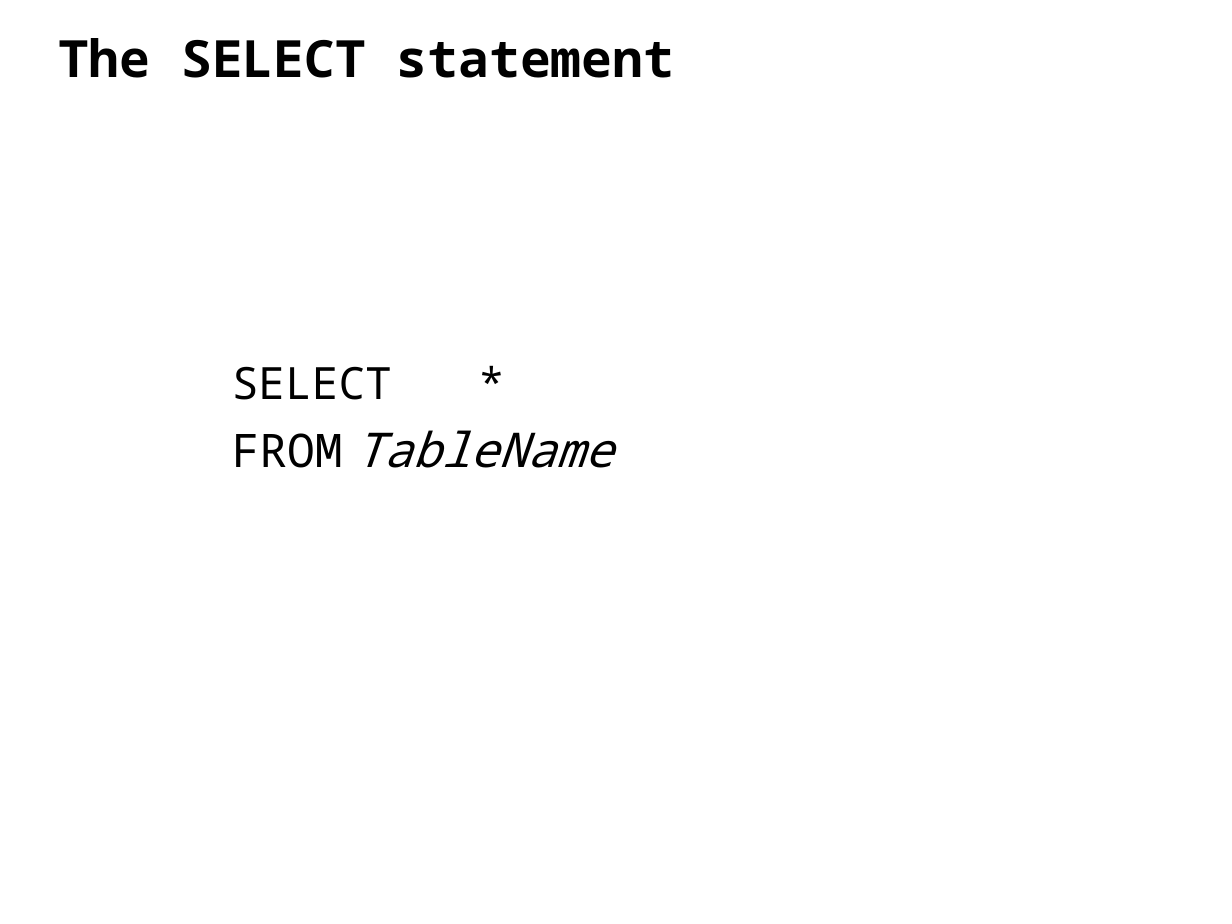
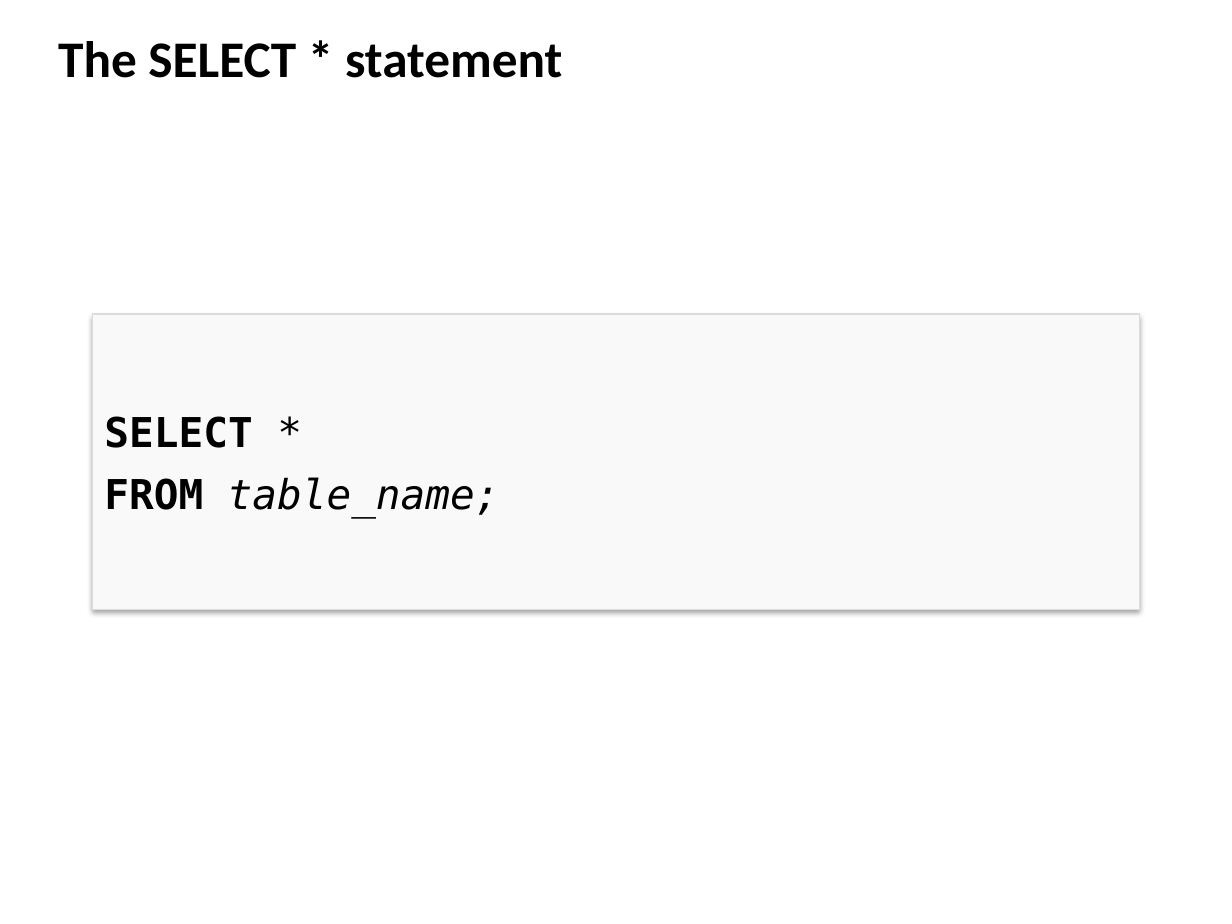
Before and after one commit to ipeirotis/introduction-to-databases, a slide deck: slide 5 of session2/B-SQL_Selection_Queries.pptx (slide 2 before the commit). Drawn at 1232x924 pixels with LibreOffice and Linux fonts; fonts in the diff are those of the drawing. Boxes give left, top, right and bottom in pixels: in the first picture for what was removed or moved away, otherwise in the second. Text is boxed around its words. In the diff, an @@ line names an element or a change of style, - is before the commit and + after.

```diff
--- a/session2/B-SQL_Selection_Queries.pptx
+++ b/session2/B-SQL_Selection_Queries.pptx
@@ text at <box>58,41,562,78</box>: text changed; font Noto Sans Mono to Calibri @@
-The SELECT statement
+The SELECT * statement
@@ rectangle added at <box>92,314,1140,610</box>, fill #F9F9F9, outline #DCDCDC 0.75 pt, 24 pt, text #000000 @@
+SELECT *
+FROM table_name;
@@ text removed at <box>232,366,613,468</box> @@
-SELECT *
-FROM TableName
```
Also in this commit, not shown: 9 other slides changed, 7 slides added, 2 slides removed.
